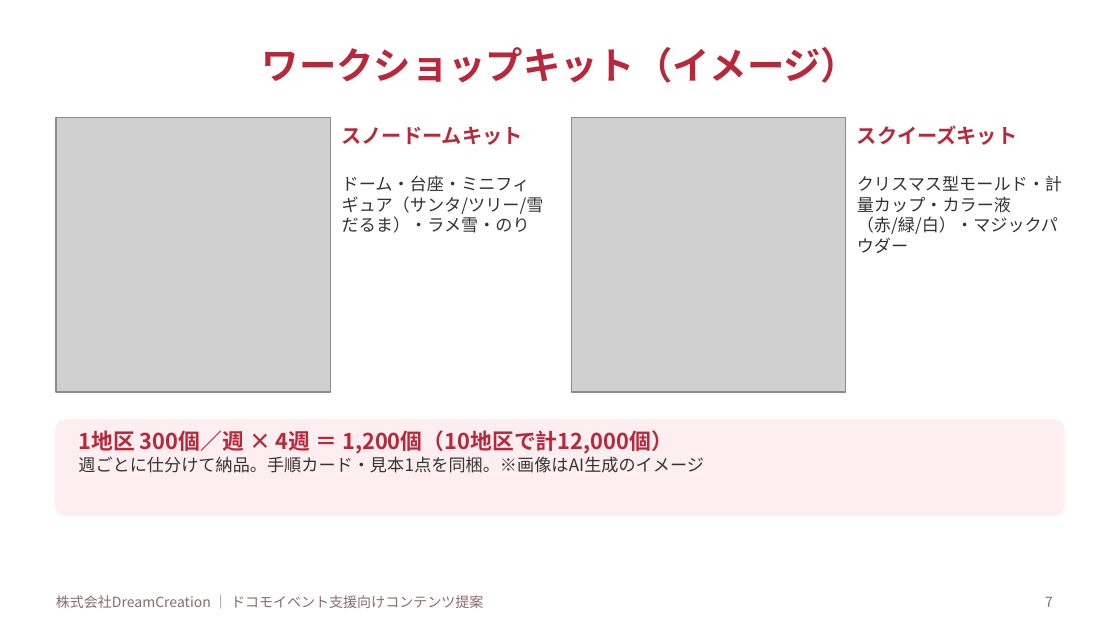
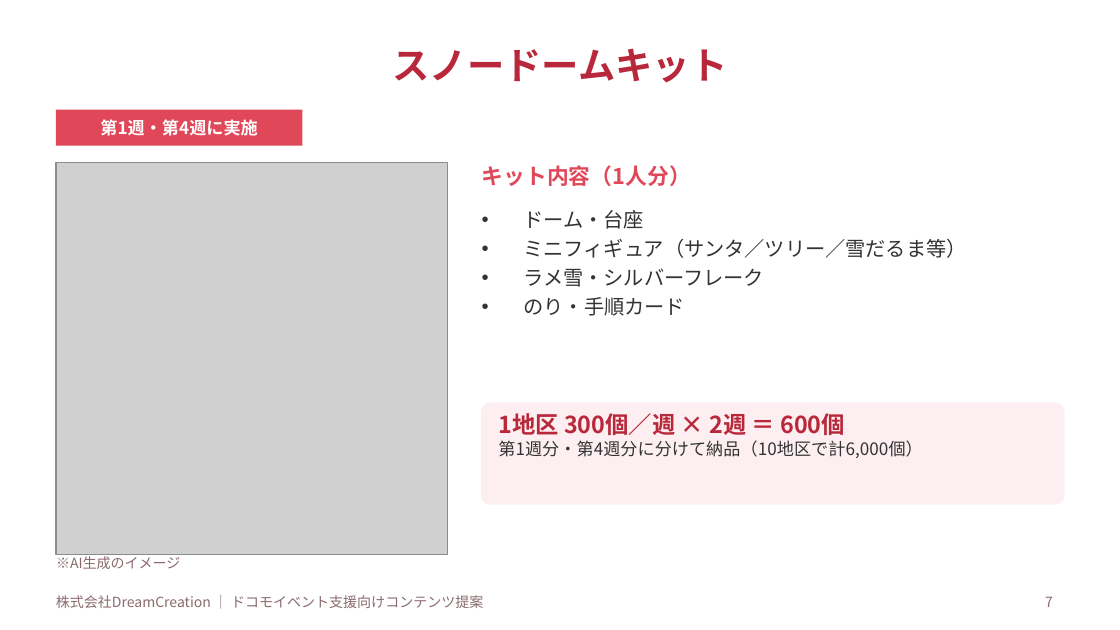
Before and after one commit to lunamax77/-next-vision, a slide deck: slide 7 of docs/proposals/2026-12_docomo_christmas-ws/企画書_NTTドコモ_クリスマスWS.pptx. Drawn at 1120x630 pixels with LibreOffice and Linux fonts; fonts in the diff are those of the drawing; grey boxes stand for pictures. Boxes give left, top, right and bottom in pixels: in the first picture for what was removed or moved away, otherwise in the second. Text is boxed around its words. In the diff, an @@ line names an element or a change of style, - is before the commit and + after.

```diff
--- a/docs/proposals/2026-12_docomo_christmas-ws/企画書_NTTドコモ_クリスマスWS.pptx
+++ b/docs/proposals/2026-12_docomo_christmas-ws/企画書_NTTドコモ_クリスマスWS.pptx
@@ title at box(393, 48, 728, 83): text changed @@
-ワークショップキット（イメージ）
+スノードームキット
@@ rectangle added at box(56, 110, 302, 146), fill #E0485A, 11 pt, text #FFFFFF, bold @@
+第1週・第4週に実施
@@ picture removed at box(571, 118, 846, 392) @@
@@ text removed at box(342, 126, 523, 145) @@
-スノードームキット
@@ text removed at box(857, 125, 1017, 145) @@
-スクイーズキット
@@ picture: place and size @@
-picture at box(56, 118, 330, 392)
+picture at box(56, 162, 448, 554)
@@ text added at box(482, 165, 691, 186), 14 pt, text #E0485A, bold @@
+キット内容（1人分）
@@ text removed at box(857, 175, 1062, 253) @@
-クリスマス型モールド・計量カップ・カラー液（赤/緑/白）・マジックパウダー
@@ text at box(524, 210, 967, 316): text changed; size 11 to 13 pt @@
-ドーム・台座・ミニフィギュア（サンタ/ツリー/雪だるま）・ラメ雪・のり
+• ドーム・台座
+• ミニフィギュア（サンタ／ツリー／雪だるま等）
+• ラメ雪・シルバーフレーク
+• のり・手順カード
@@ rounded rectangle: place and size @@
-rounded rectangle at box(56, 420, 1064, 515)
+rounded rectangle at box(482, 403, 1064, 504)
@@ rounded rectangle at box(482, 403, 1064, 504): proportions changed @@
@@ text added at box(498, 413, 922, 458), 11 pt, text #333333 @@
+1地区 300個／週 × 2週 ＝ 600個
+第1週分・第4週分に分けて納品（10地区で計6,000個）
@@ text removed at box(78, 430, 704, 473) @@
-1地区 300個／週 × 4週 ＝ 1,200個（10地区で計12,000個）
-週ごとに仕分けて納品。手順カード・見本1点を同梱。※画像はAI生成のイメージ
@@ text added at box(56, 554, 180, 569), 9 pt, text #8A6A6E @@
+※AI生成のイメージ
```
Also in this commit, not shown: 6 other slides changed, 1 slide added, 4 other files.
